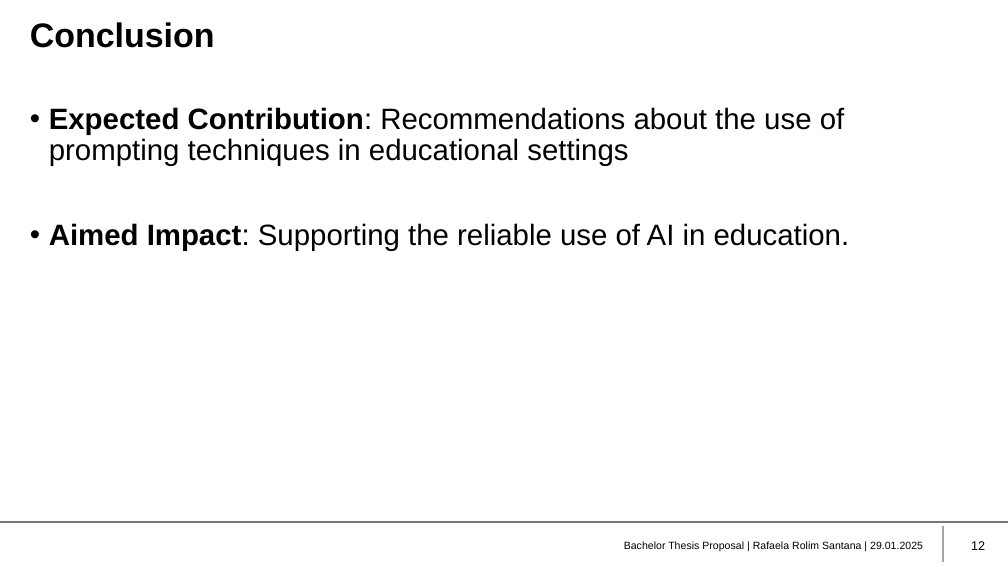
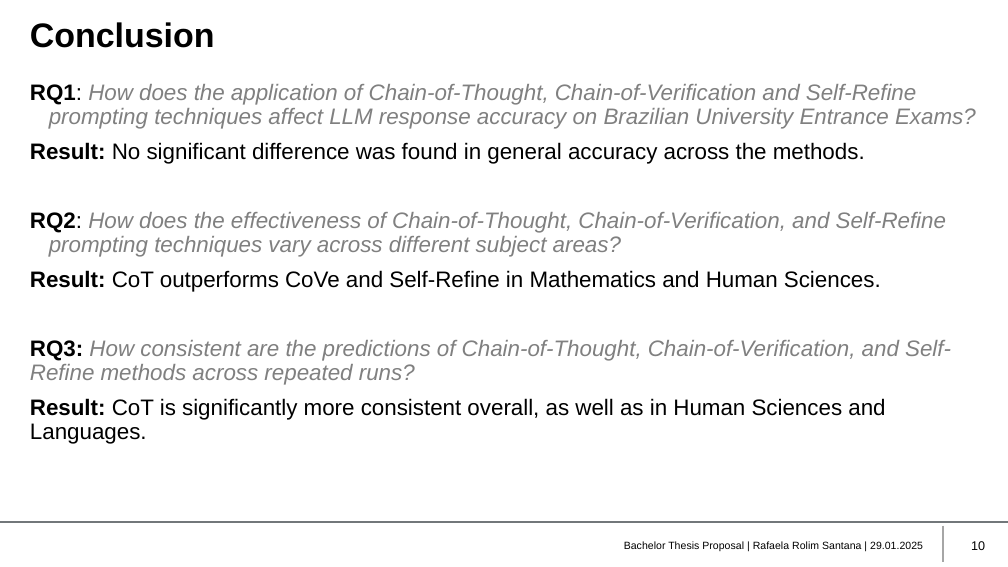
Before and after one commit to rafaelasantana/bachelor-thesis, a slide deck: slide 10 of QualityGates/QualityGate2_RafaelaRolimSantana/QG2-presentation.pptx (slide 12 before the commit). Drawn at 1008x567 pixels with LibreOffice and Linux fonts; fonts in the diff are those of the drawing; background and template pictures are left out. Boxes give left, top, right and bottom in pixels: in the first picture for what was removed or moved away, otherwise in the second. Text is boxed around its words. In the diff, an @@ line names an element or a change of style, - is before the commit and + after.

```diff
--- a/QualityGates/QualityGate2_RafaelaRolimSantana/QG2-presentation.pptx
+++ b/QualityGates/QualityGate2_RafaelaRolimSantana/QG2-presentation.pptx
@@ text at box(30, 84, 976, 444): text changed; size 21 to 16 pt; text colour #000000 to #808080; italic on @@
-• Expected Contribution: Recommendations about the use of prompting techniques in educational settings
-• Aimed Impact: Supporting the reliable use of AI in education.
+RQ1: How does the application of Chain-of-Thought, Chain-of-Verification and Self-Refine prompting techniques affect LLM response accuracy on Brazilian University Entrance Exams?
+Result: No significant difference was found in general accuracy across the methods.
+RQ2: How does the effectiveness of Chain-of-Thought, Chain-of-Verification, and Self-Refine prompting techniques vary across different subject areas?
+Result: CoT outperforms CoVe and Self-Refine in Mathematics and Human Sciences.
+RQ3: How consistent are the predictions of Chain-of-Thought, Chain-of-Verification, and Self-Refine methods across repeated runs?
+Result: CoT is significantly more consistent overall, as well as in Human Sciences and Languages.
@@ page number at box(971, 541, 985, 550): text changed @@
-12
+10
```
Also in this commit, not shown: 8 other slides changed, 2 slides removed, 28 other files.
